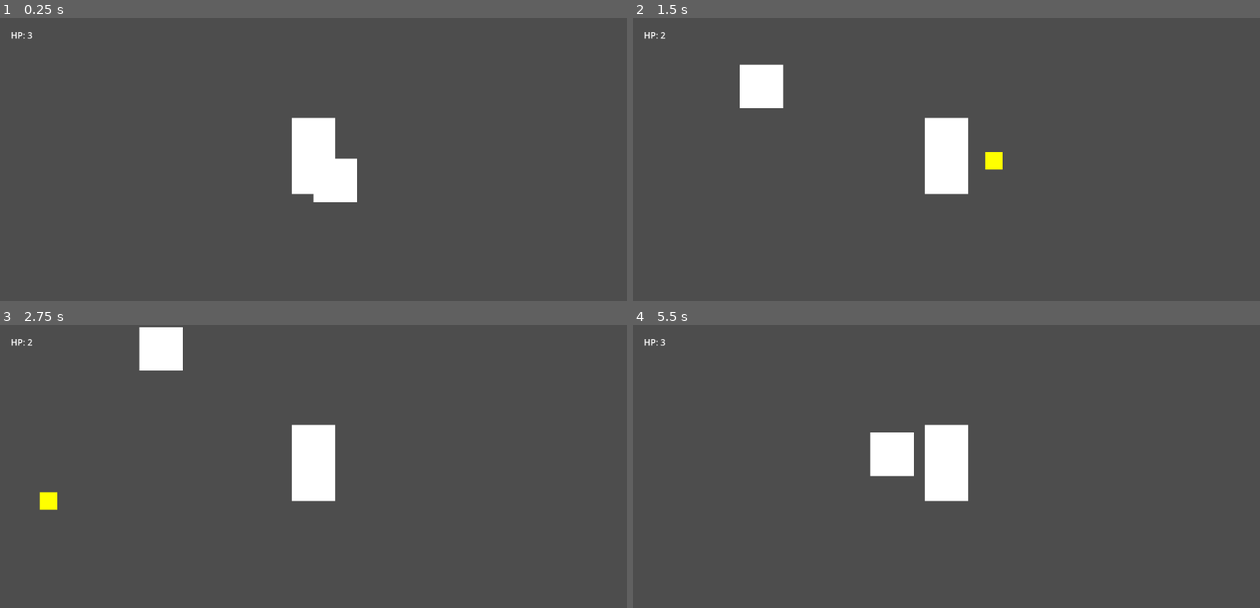
Above: before the commit, frames 1-4 (two rows, left to right).
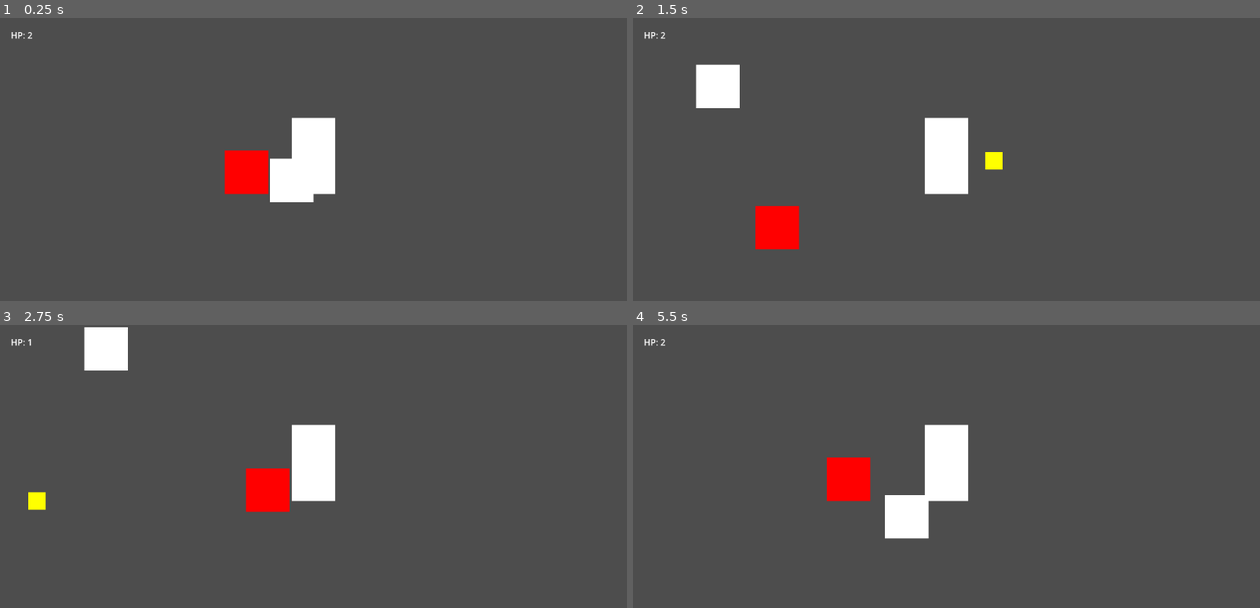
Above: after the commit, the same moments.

Repository: M1hailo1/CupheadProject
Game: Godot game, scene res://scenes/world/level_1.tscn
Two runs of this game, one before a commit and one after it. Both use one fixed random seed, a clock stepped at 60 frames per second and the inputs below.
Inputs:
- Up to frame 1 (0.25 s): no input
- Up to frame 2 (1.5 s): tap Enter (ui_accept) at 0.5, 0.77 s; hold Right (ui_right) from 0.53 s (still down); tap Z (shoot) at 0.6, 1.35 s
- Up to frame 3 (2.75 s): tap Enter (ui_accept) at 1.52 s; release Right (ui_right) at 2.03 s; hold Left (ui_left) from 2.03 s (still down); tap Z (shoot) at 2.1 s
- Up to frame 4 (5.5 s): release Left (ui_left) at 2.78 s; hold Right (ui_right) 2.78-4.28 s; tap Z (shoot) every 0.75 s from 2.85 to 5.1 s; tap Enter (ui_accept) at 3.02, 3.77, 4.52 s; hold Left (ui_left) 4.28-5.03 s; hold Right (ui_right) from 5.03 s (still down)

The runs differ from the first frame. In frame 1, 2.4% of the frame differs, in the area x 4-57%, y 4-66%; in frame 2, 3.3%; in frame 3, 3.5%, in the area x 4-47%, y 0-67%; in frame 4, 3.2%.
Error before the commit: Cannot call method 'get_root' on a null value. (res://scripts/player/player.gd:59)

Commit message:
Add basic enemy

Diff:
--- /dev/null
+++ b/soljaglava_fixed2/soljaglava_fixed2/scenes/enemies/basic_enemy.tscn
@@ -0,0 +1,29 @@
+[gd_scene format=3 uid="uid://d00lmae2onh6e"]
+
+[ext_resource type="Script" uid="uid://b4y7amfsb8ffq" path="res://scripts/enemies/basic_enemy.gd" id="1_7jpia"]
+
+[sub_resource type="RectangleShape2D" id="RectangleShape2D_tgb66"]
+size = Vector2(40, 40)
+
+[sub_resource type="RectangleShape2D" id="RectangleShape2D_7jpia"]
+size = Vector2(40, 40)
+
+[node name="Enemy" type="CharacterBody2D" unique_id=1412421172]
+script = ExtResource("1_7jpia")
+
+[node name="CollisionShape2D" type="CollisionShape2D" parent="." unique_id=50098233]
+shape = SubResource("RectangleShape2D_tgb66")
+
+[node name="ColorRect" type="ColorRect" parent="." unique_id=1474633342]
+offset_left = -20.0
+offset_top = -40.0
+offset_right = 20.0
+color = Color(1, 0, 0, 1)
+
+[node name="Hitbox" type="Area2D" parent="." unique_id=1231914220]
+position = Vector2(40, 40)
+
+[node name="CollisionShape2D" type="CollisionShape2D" parent="Hitbox" unique_id=157402830]
+shape = SubResource("RectangleShape2D_7jpia")
+
+[connection signal="body_entered" from="Hitbox" to="." method="_on_hitbox_body_entered"]
--- a/soljaglava_fixed2/soljaglava_fixed2/scenes/player/player.tscn
+++ b/soljaglava_fixed2/soljaglava_fixed2/scenes/player/player.tscn
@@ -7,8 +7,8 @@
 height = 60.0
 
 [sub_resource type="CapsuleShape2D" id="CapsuleShape2D_dovo2"]
-radius = 8.0
-height = 26.0
+radius = 15.0
+height = 50.0
 
 [node name="Player" type="CharacterBody2D" unique_id=610599533]
 script = ExtResource("1_8afob")
--- a/soljaglava_fixed2/soljaglava_fixed2/scenes/projectiles/player_bullet.tscn
+++ b/soljaglava_fixed2/soljaglava_fixed2/scenes/projectiles/player_bullet.tscn
@@ -19,4 +19,5 @@
 
 [node name="VisibleOnScreenNotifier2D" type="VisibleOnScreenNotifier2D" parent="." unique_id=21306949]
 
+[connection signal="area_entered" from="." to="." method="_on_area_entered"]
 [connection signal="screen_exited" from="VisibleOnScreenNotifier2D" to="." method="_on_visible_on_screen_notifier_2d_screen_exited"]
--- a/soljaglava_fixed2/soljaglava_fixed2/scenes/world/level_1.tscn
+++ b/soljaglava_fixed2/soljaglava_fixed2/scenes/world/level_1.tscn
@@ -1,6 +1,7 @@
 [gd_scene format=3 uid="uid://dngtjh1mii0f3"]
 
 [ext_resource type="PackedScene" uid="uid://bfnuy8p62it8t" path="res://scenes/player/player.tscn" id="1_pq706"]
+[ext_resource type="PackedScene" uid="uid://d00lmae2onh6e" path="res://scenes/enemies/basic_enemy.tscn" id="2_5ebu0"]
 
 [sub_resource type="RectangleShape2D" id="RectangleShape2D_pq706"]
 size = Vector2(1000, 20)
@@ -31,3 +32,5 @@
 offset_top = 20.0
 offset_right = 60.0
 offset_bottom = 43.0
+
+[node name="Enemy" parent="." unique_id=1412421172 instance=ExtResource("2_5ebu0")]
--- /dev/null
+++ b/soljaglava_fixed2/soljaglava_fixed2/scripts/enemies/basic_enemy.gd
@@ -0,0 +1,32 @@
+extends CharacterBody2D
+
+
+const SPEED = 80.0
+const GRAVITY = 980.0
+var direction = 1
+var hp = 3
+
+
+func _physics_process(delta: float) -> void:
+	velocity.y += GRAVITY*delta
+	velocity.x = SPEED * direction
+
+	if is_on_wall():
+		direction*=-1
+	move_and_slide()
+
+	if position.x >500:
+		direction = -1
+	if position.x <100:
+		direction = 1
+
+func take_damage():
+	hp-=1
+	print("Enemy HP: ", hp)
+	if hp<=0:
+		queue_free()
+
+
+func _on_hitbox_body_entered(body: Node2D) -> void:
+	if body.name == "Player":
+		body.take_damage()
--- a/soljaglava_fixed2/soljaglava_fixed2/scripts/player/player.gd
+++ b/soljaglava_fixed2/soljaglava_fixed2/scripts/player/player.gd
@@ -61,7 +61,7 @@
 func die():
 	print("YOU DIED")
 	GameManager.lose_life()
-	get_tree().reload_current_scene()
+	get_tree().reload_current_scene.call_deferred()
 
 
 func _on_hurtbox_area_entered(area: Area2D) -> void:
--- a/soljaglava_fixed2/soljaglava_fixed2/scripts/projectiles/player_bullet.gd
+++ b/soljaglava_fixed2/soljaglava_fixed2/scripts/projectiles/player_bullet.gd
@@ -2,9 +2,21 @@
 
 const SPEED = 600.0
 var direction = 1
+
+func _ready():
+	$CollisionShape2D.disabled = true
+	await get_tree().create_timer(0.1).timeout
+	$CollisionShape2D.disabled = false
 
 func _physics_process(delta: float) -> void:
 	position.x += SPEED * direction * delta
 
 func _on_visible_on_screen_notifier_2d_screen_exited() -> void:
 	queue_free()
+
+
+func _on_area_entered(area: Area2D) -> void:
+	print("Bullet hit: ", area.name)
+	if area.name == "Hitbox":
+		area.get_parent().take_damage()
+		queue_free()
Not shown, added: soljaglava_fixed2/soljaglava_fixed2/scripts/enemies/basic_enemy.gd.uid
